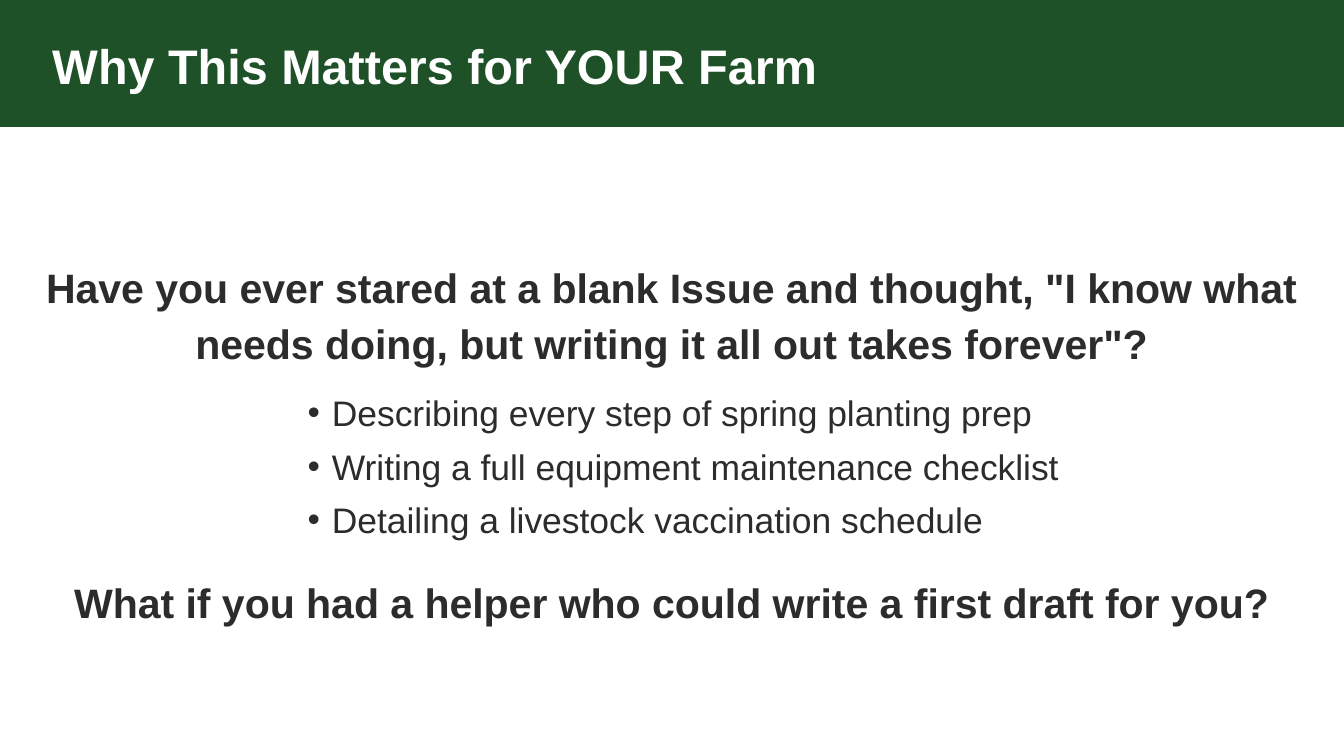
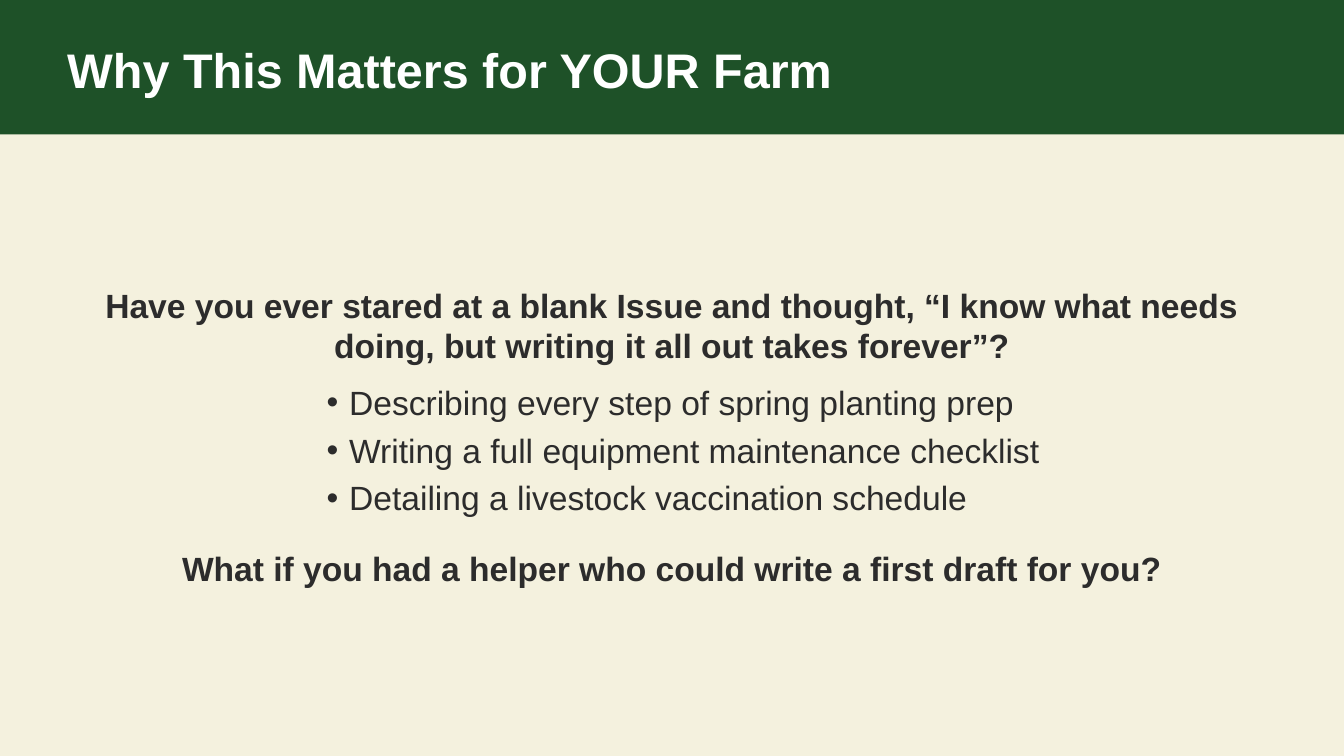
Before and after one commit to zircote/github4farms, a slide deck: slide 3 of sessions/session-10/slides.pptx. Drawn at 1344x756 pixels with LibreOffice and Linux fonts; fonts in the diff are those of the drawing. Boxes give left, top, right and bottom in pixels: in the first picture for what was removed or moved away, otherwise in the second. Text is boxed around its words. In the diff, an @@ line names an element or a change of style, - is before the commit and + after.

Commit message:
build: regenerate all 12 session PPTX decks
Rebuild all slide decks to incorporate HTML quality fixes,
content additions, and layout corrections.

```diff
--- a/sessions/session-10/slides.pptx
+++ b/sessions/session-10/slides.pptx
@@ background #FFFFFF to #F4F1DE @@
@@ rectangle: place and size @@
-rectangle at (0, 0, 1344, 126)
+rectangle at (0, 0, 1344, 134)
@@ text "Why This Matters for YOUR ...": place and size @@
-text "Why This Matters for YOUR ..." at (52, 49, 817, 94)
+text "Why This Matters for YOUR ..." at (67, 53, 832, 97)
@@ text at (105, 293, 1237, 364): text changed; size 22 to 18 pt @@
-Have you ever stared at a blank Issue and thought, "I know what needs doing, but writing it all out takes forever"?
+Have you ever stared at a blank Issue and thought, “I know what needs doing, but writing it all out takes forever”?
@@ text "Describing every step of spring ...": place and size @@
-text "Describing every step of spring ..." at (332, 400, 1059, 541)
+text "Describing every step of spring ..." at (349, 390, 1039, 516)
@@ text "Describing every step of spring ..." at (349, 390, 1039, 516): size 19 to 18 pt; indent changed; line spacing 25.6pt to 1; more space between paragraphs @@
@@ text "What if you had a ...": place and size @@
-text "What if you had a ..." at (74, 588, 1269, 626)
+text "What if you had a ..." at (182, 556, 1161, 587)
@@ text "What if you had a ..." at (182, 556, 1161, 587): size 22 to 18 pt; line spacing 29.7pt to 1 @@
```
Also in this commit, not shown: 3 other slides changed, 1 slide added, 1 slide removed, 11 other files.
